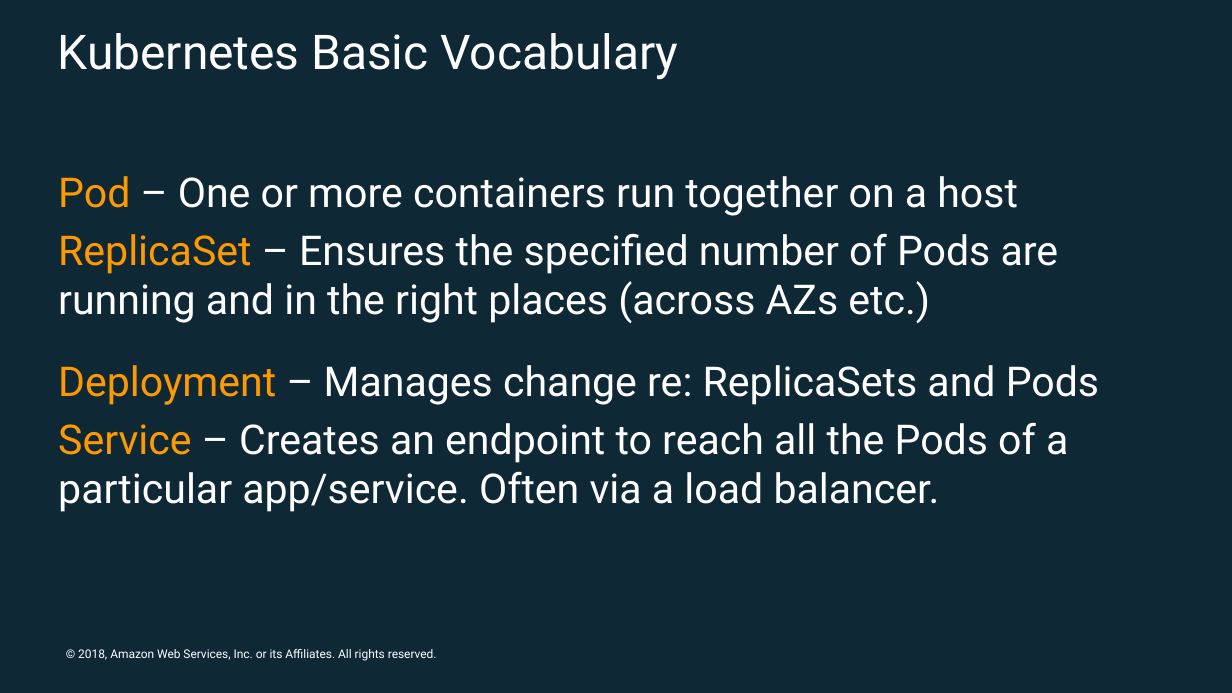
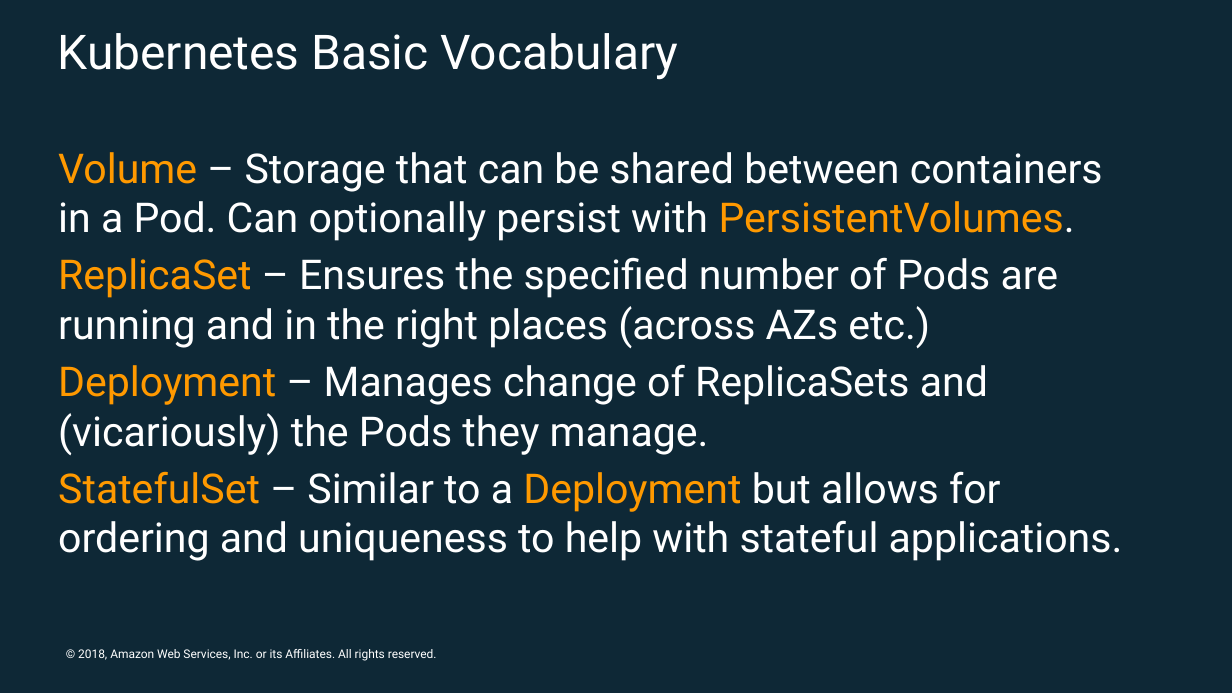
Before and after one commit to jasonumiker/docker-kube-intro-workshop, a slide deck: slide 19 of Intro to Docker and Kubernetes.pptx (slide 16 before the commit). Drawn at 1232x693 pixels with LibreOffice and Linux fonts; fonts in the diff are those of the drawing; background and template pictures are left out. Boxes give left, top, right and bottom in pixels: in the first picture for what was removed or moved away, otherwise in the second. Text is boxed around its words. In the diff, an @@ line names an element or a change of style, - is before the commit and + after.

```diff
--- a/Intro to Docker and Kubernetes.pptx
+++ b/Intro to Docker and Kubernetes.pptx
@@ text at (58,152,1103,241): text changed @@
-Pod – One or more containers run together on a host
+Volume – Storage that can be shared between containers in a Pod. Can optionally persist with PersistentVolumes.
@@ text at (58,364,1123,561): text changed @@
-Deployment – Manages change re: ReplicaSets and Pods
-Service – Creates an endpoint to reach all the Pods of a particular app/service. Often via a load balancer.
+Deployment – Manages change of ReplicaSets and (vicariously) the Pods they manage.
+StatefulSet – Similar to a Deployment but allows for ordering and uniqueness to help with stateful applications.
```
Also in this commit, not shown: 3 other slides changed, 4 slides added, 2 slides removed, 1 other file.
